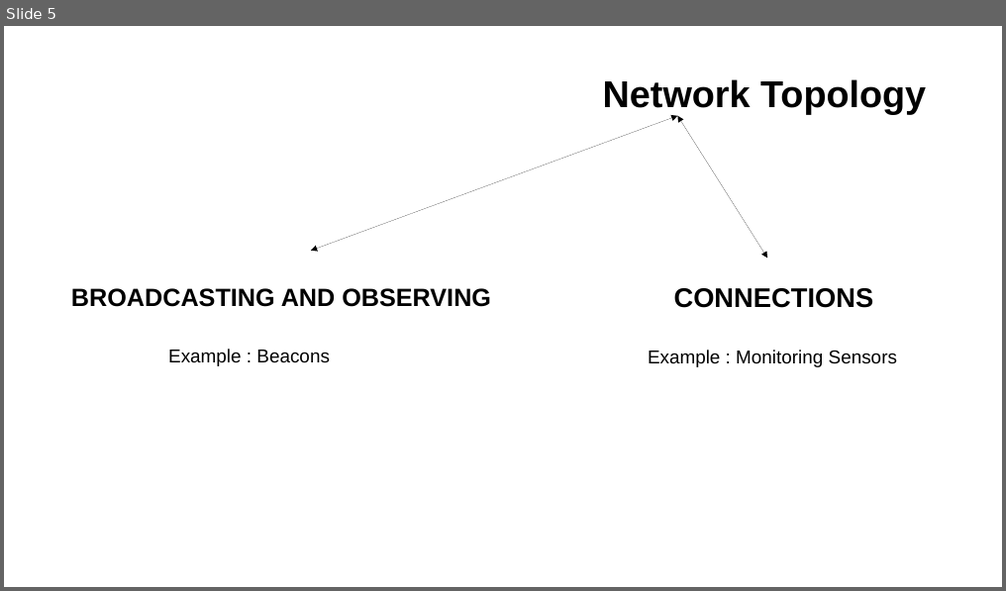
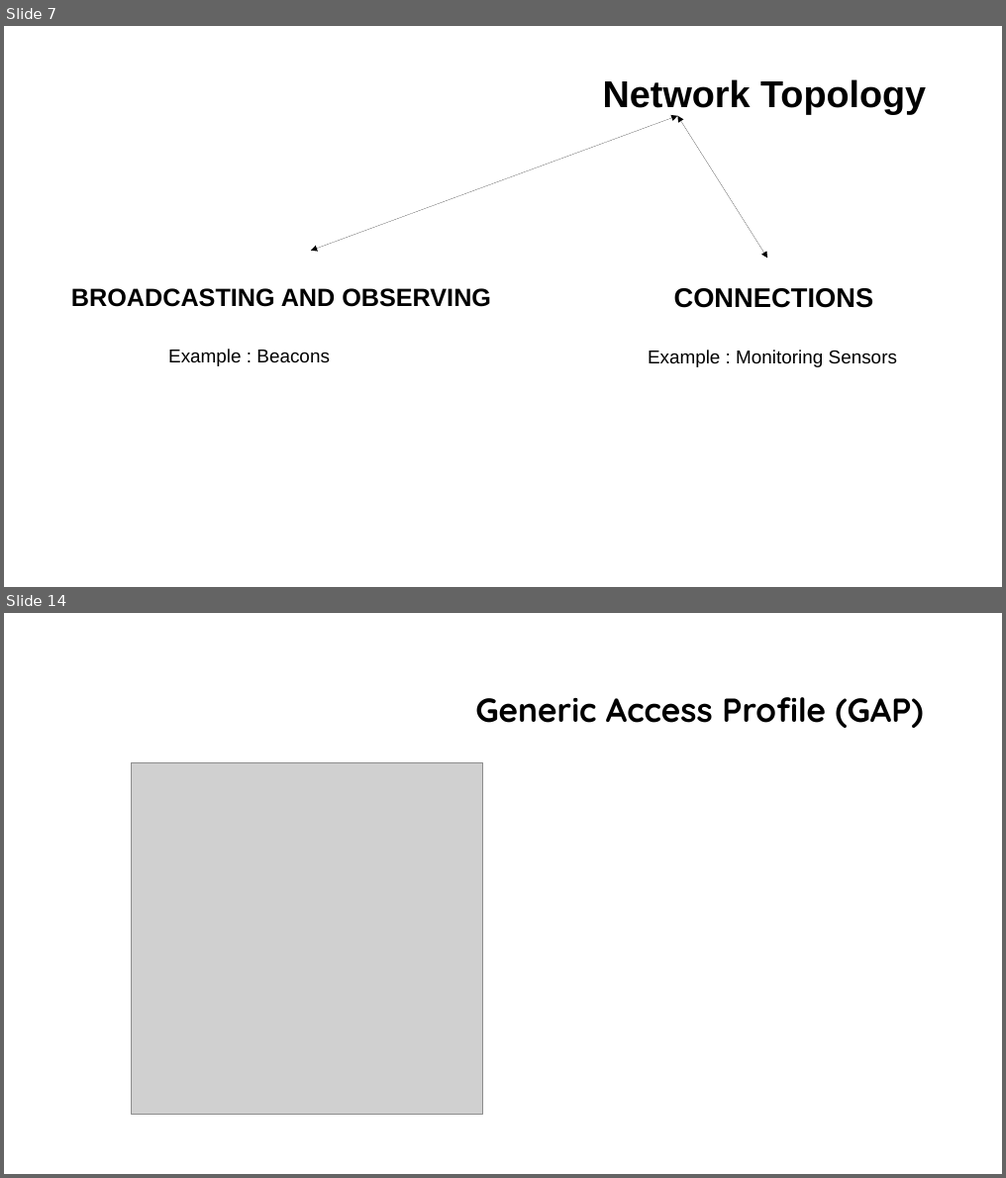
Before and after one commit to tuttyfrutyee/2019_staj, a slide deck: finalSunum/finalSunumKuartis.odp. Shown one above the other, each under a label of ours: slide 5 before the commit, slides 7 and 14 after it; the slides between them are not shown. The pictures are 1006x591 and 1006x1178 pixels, drawn with LibreOffice and Linux fonts; fonts in the diff are those of the drawing; grey boxes stand for pictures; background and template pictures are left out. Boxes give left, top, right and bottom in pixels: in the first picture for what was removed or moved away, otherwise in the second. Text is boxed around its words. In the diff, an @@ line names an element or a change of style, - is before the commit and + after.

```diff
--- a/finalSunum/finalSunumKuartis.odp
+++ b/finalSunum/finalSunumKuartis.odp
@@ slide 14 added at [4, 613, 1002, 1174], background #FFFFFF @@
@@ title added at [475, 697, 924, 728], 32 pt, text #000000, bold @@
+Generic Access Profile (GAP)
@@ picture added at [132, 762, 483, 1115] @@
@@ what was slide 5 is now slide 7 @@
```
Also in this commit, not shown: 1 slide changed, 20 other slides added.
